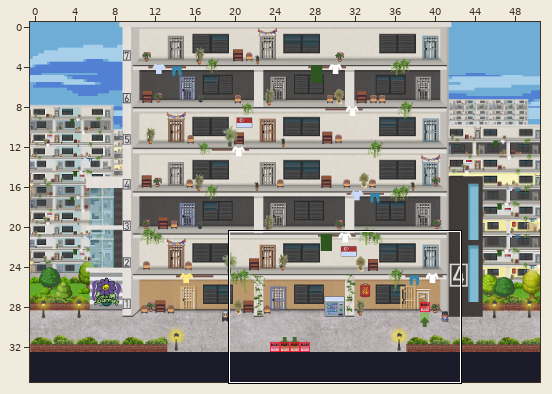
Level history. Tiled map (JSON): Block4_v2.tmj. Above: a wide view before the commit, with the close-up outlined.
Close-up. Earlier state:
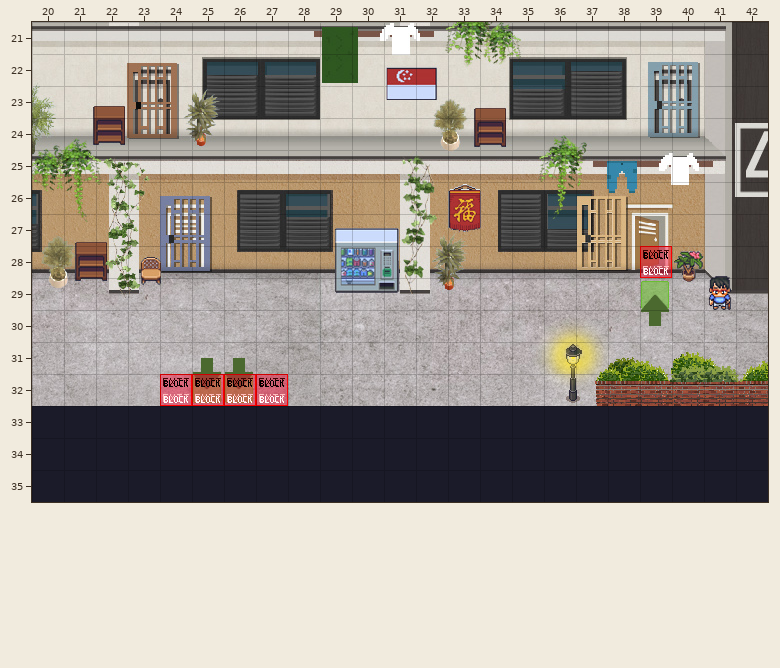
Cells are 32x32 px. Shown: x 20..42, y 21..35.
After the commit:
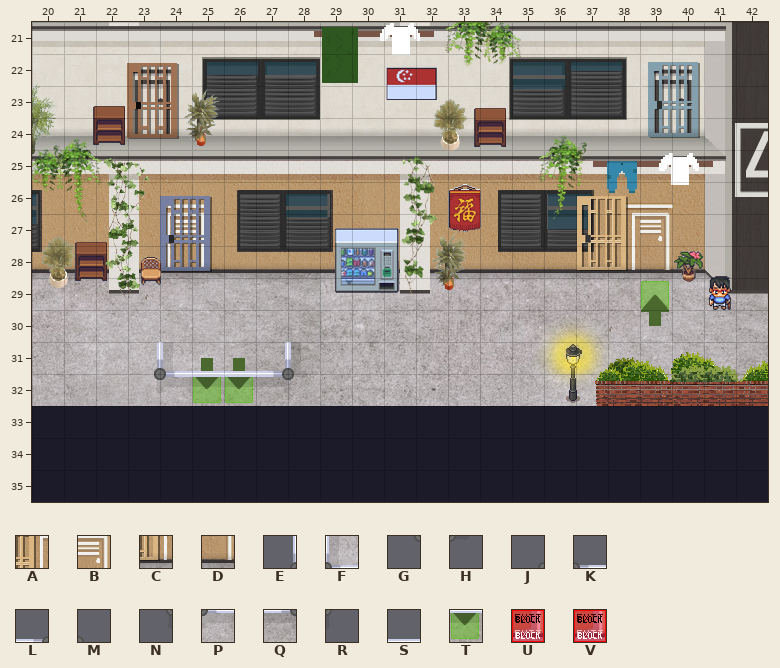
Key: from "Block4 door": A 0, B 1, C 2, D 3; from "Sports elements": E 148, F 149, G 166, H 167, J 230, K 231, L 232, M 233, N 248, P 249, Q 250, R 251, S 269, T 287; from "WA_Special_Zones": U 2, V 5.
_ is an empty cell, # one hidden under a higher layer, . an unchanged one.
See-through tiles are keyed as they look on the map.
Change:
--- layer "Door_opened"
@@ x 39..39 @@
-28 V
+28 #
--- layer "Door_closed"
@@ x 38..39 @@
-27 __
-28 _U
+27 AB
+28 CD
--- layer "Door2_opened"
@@ x 23..28 @@
-31 __..__
-32 _VVVV_
+31 EF..EF
+32 GH__GH
--- layer "Door2_closed"
@@ x 23..28 @@
-31 ______
-32 _UUUU_
+31 JKSSLM
+32 NPTTQR
Changed places in both close-ups, as pixel boxes (x1, y1, x2, y2):
changed: (608, 214, 672, 278)
changed: (154, 342, 307, 406)
